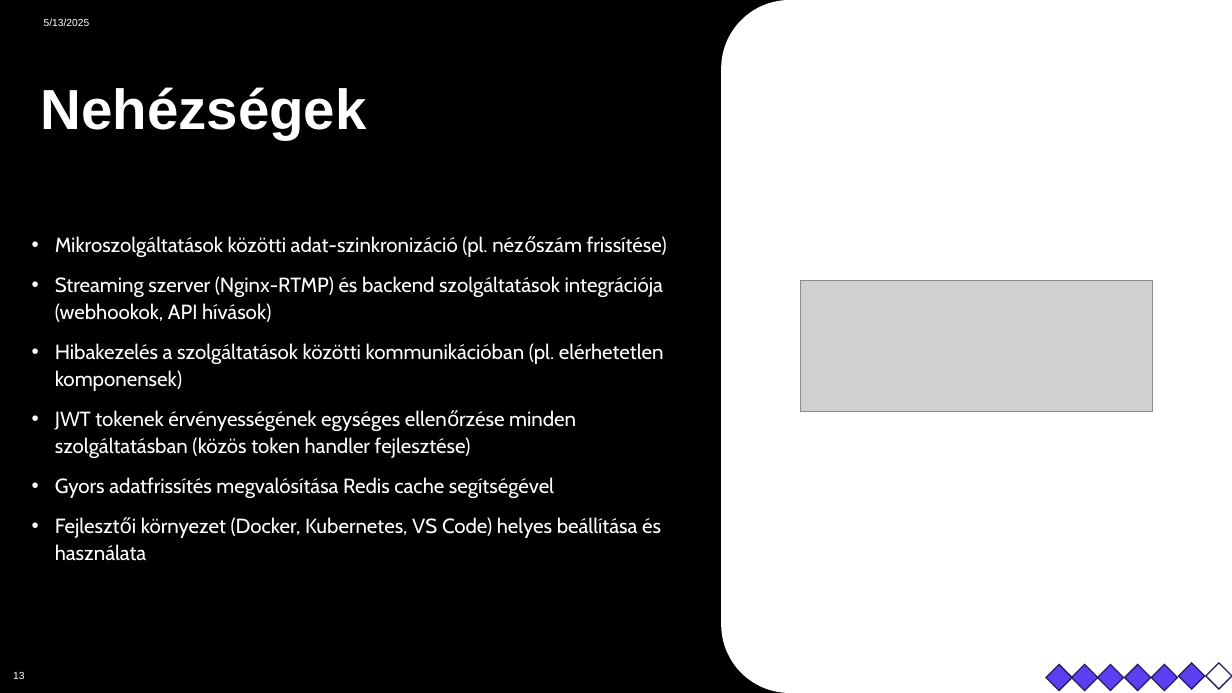
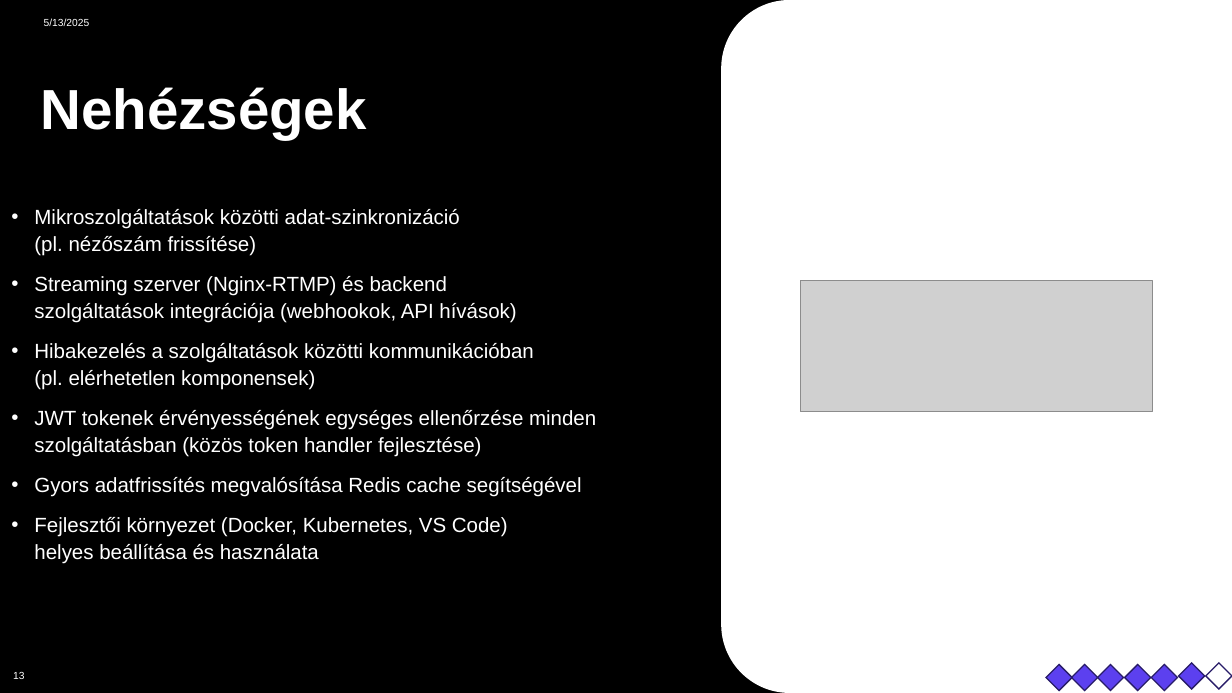
Before and after one commit to GriffManoue/live-streaming-kubernetes, a slide deck: slide 13 of Documents/live-streaming-service-presentation.pptx. Drawn at 1232x693 pixels with LibreOffice and Linux fonts; fonts in the diff are those of the drawing; grey boxes stand for pictures. Boxes give left, top, right and bottom in pixels: in the first picture for what was removed or moved away, otherwise in the second. Text is boxed around its words. In the diff, an @@ line names an element or a change of style, - is before the commit and + after.

Commit message:
fix: Update live streaming service presentation

```diff
--- a/Documents/live-streaming-service-presentation.pptx
+++ b/Documents/live-streaming-service-presentation.pptx
@@ text "Mikroszolgáltatások közötti adat-szinkronizáció (pl. nézőszá ...": place and size @@
-text "Mikroszolgáltatások közötti adat-szinkronizáció (pl. nézőszá ..." at [55,236,667,561]
+text "Mikroszolgáltatások közötti adat-szinkronizáció (pl. nézőszá ..." at [34,209,596,564]
@@ text "Mikroszolgáltatások közötti adat-szinkronizáció (pl. nézőszá ..." at [34,209,596,564]: font Cabin to Arial @@
```
Also in this commit, not shown: 3 other slides changed.
